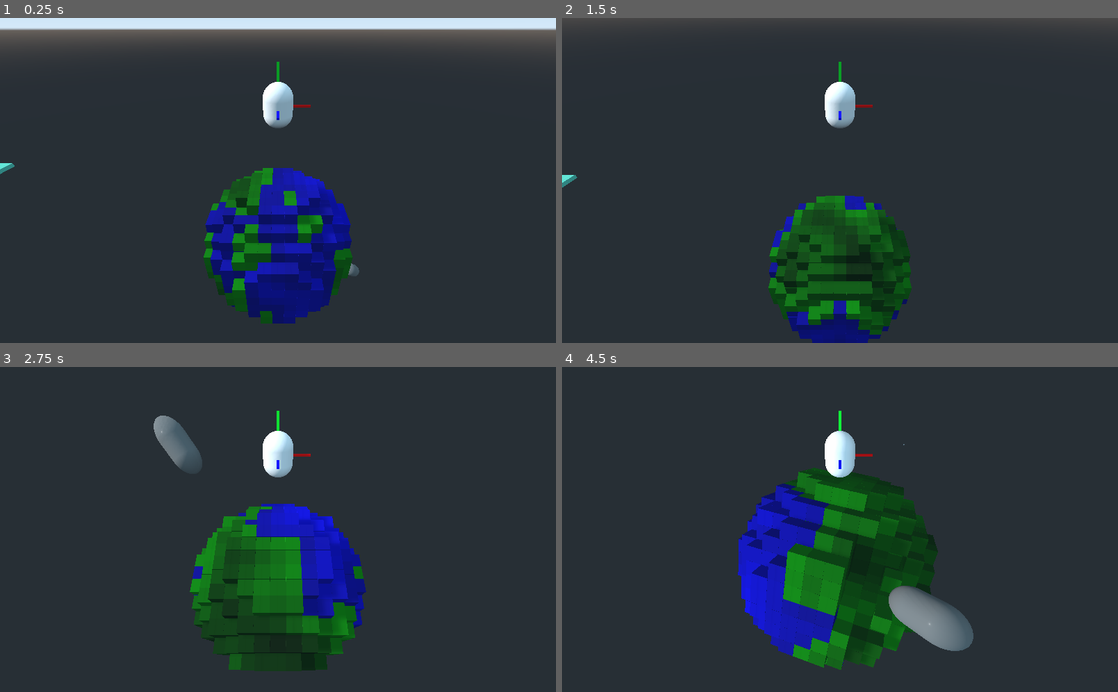
Above: before the commit, frames 1-4 (two rows, left to right).
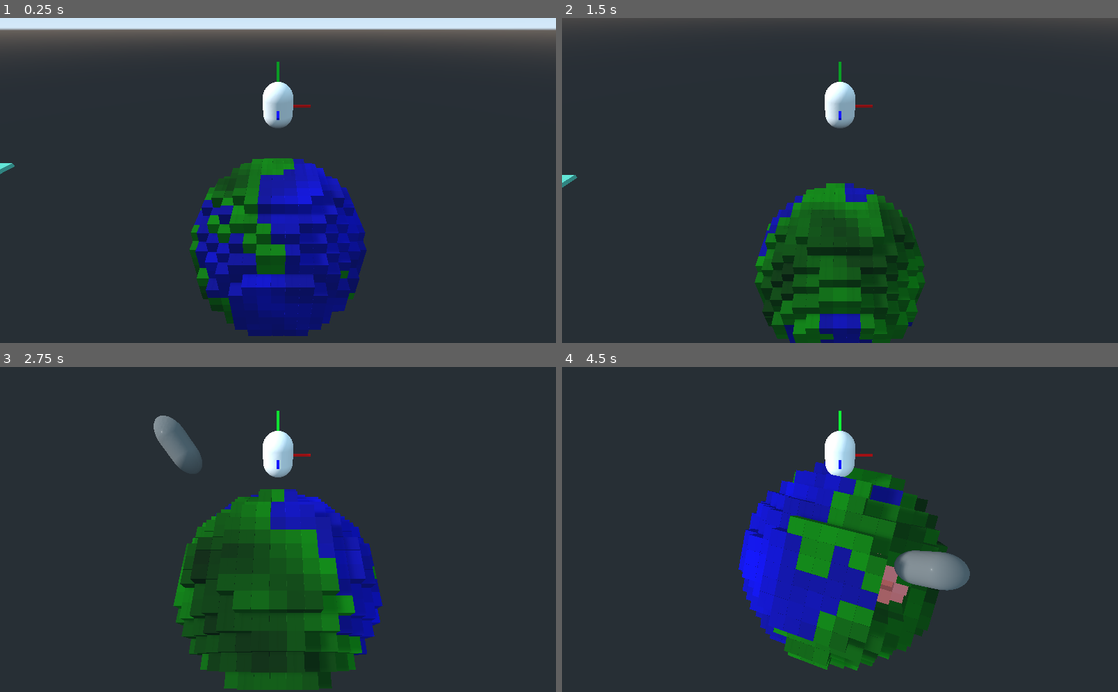
Above: after the commit, the same moments.

Repository: kevinms/godot-wild-jam-23
Game: Godot game, scene res://Game.tscn
Same seed, same stepped clock (60 frames per second), same inputs: the game is played once before the commit and once after it.
Inputs (mouse positions are in pixels of both pictures, inside the frame that each line leads up to):
- Up to frame 1 (0.25 s): no input
- Up to frame 2 (1.5 s): tap Enter (enter) at 0.5, 0.6, 1.35 s; move the mouse to (867, 180) at 0.52 s; hold W (forward) from 0.53 s (still down); tap Space (jump) at 0.77 s; move the mouse to (812, 180) at 1.27 s
- Up to frame 3 (2.75 s): keep holding W (forward); tap Space (jump) at 1.52 s; move the mouse to (289, 523) at 2.02 s; press the mouse at (289, 523) at 2.03 s; tap Enter (enter) at 2.3 s
- Up to frame 4 (4.5 s): keep holding W (forward); move the mouse to (834, 536) at 2.77 s; release the mouse at (834, 536) at 2.78 s; tap Enter (enter) at 2.85, 3.6 s; tap Space (jump) at 3.02, 3.77 s; move the mouse to (878, 532) at 3.52 s; move the mouse to (795, 526) at 4.27 s; click (795, 526) at 4.35 s

The runs differ from the first frame. In frame 1, 9.2% of the frame differs, in the area x 34-66%, y 43-98%; in frame 2, 6.9%; in frame 3, 11%; in frame 4, 14%, in the area x 31-74%, y 19-94%.

Commit message:
Interpolate color the closer it gets to the core.

Diff:
--- a/World.gd
+++ b/World.gd
@@ -1,7 +1,7 @@
 extends Spatial
 
 var voxelScene = load("res://Voxel.tscn")
-export var radius = 7
+export var radius = 8
 
 var noise = OpenSimplexNoise.new()
 
@@ -61,7 +61,7 @@
 
 	return color
 
-func gen_voxel(x, y, z):
+func gen_voxel(x, y, z, dist):
 	var voxel = voxelScene.instance()
 
 	var pos = Vector3(x, y, z)
@@ -72,6 +72,13 @@
 	#var color = simplex_all_color(x, y, z)
 	#var color = simplex_green_color(x, y, z)
 	var color = simplex_two_color(x, y, z)
+
+	# The core will transition from white to orange/red in the center
+	if dist < radius - 2:
+		var t = dist / (radius - 2)
+		var red = Color(1,0.2, 0)
+		var white = Color(1,.5,.5)
+		color = red.linear_interpolate(white, t)
 
 	print(color)
 
@@ -90,7 +97,7 @@
 				var dist = sqrt( pow(x, 2) + pow(y, 2) + pow(z, 2) )
 
 				if dist < radius:
-					var voxel = gen_voxel(x, y, z)
+					var voxel = gen_voxel(x, y, z, dist)
 					voxel.connect("missile_impact", self, "_on_Emitter_missile_impact")
 					matrix[x+7][y+7].append(voxel)
 
Not shown, added: gifs/Peek 2020-07-11 17-50.gif
